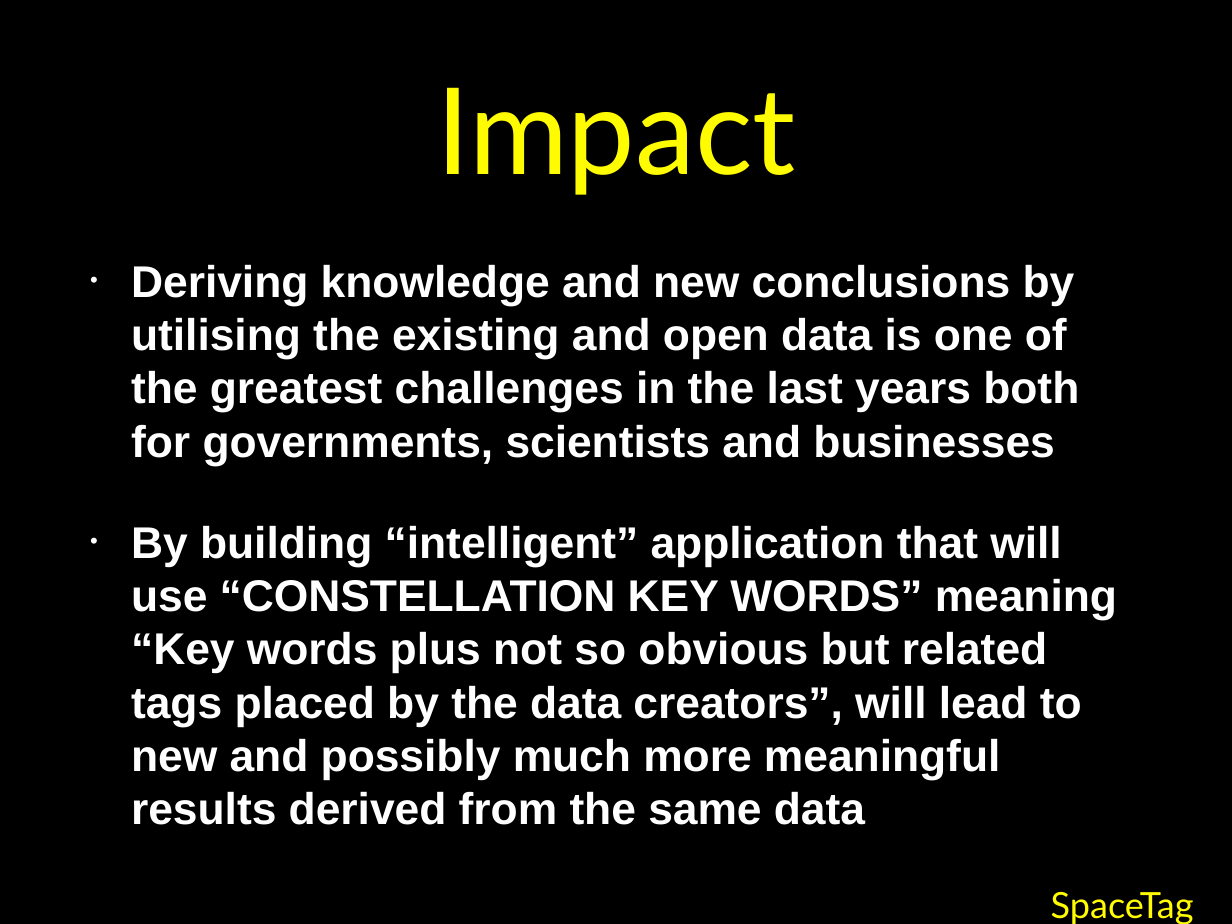
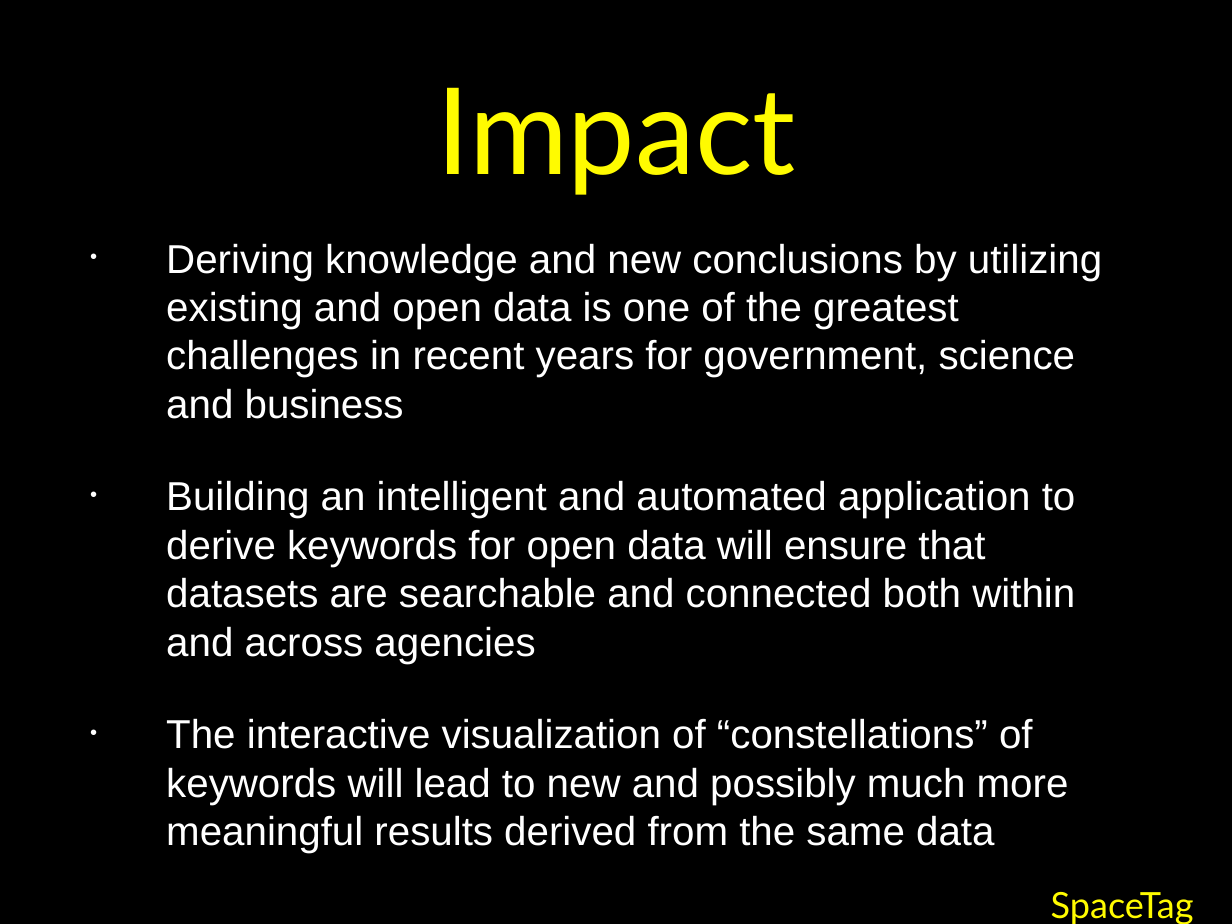
Before and after one commit to jonroberts/nasaMining, a slide deck: slide 6 of SpaceTag.pptx (slide 2 before the commit). Drawn at 1232x924 pixels with LibreOffice and Linux fonts; fonts in the diff are those of the drawing. Boxes give left, top, right and bottom in pixels: in the first picture for what was removed or moved away, otherwise in the second. Text is boxed around its words. In the diff, an @@ line names an element or a change of style, - is before the commit and + after.

```diff
--- a/SpaceTag.pptx
+++ b/SpaceTag.pptx
@@ text at (166,243,1102,853): text changed; size 36.9 to 33.5 pt; bold off @@
-• Deriving knowledge and new conclusions by utilising the existing and open data is one of the greatest challenges in the last years both for governments, scientists and businesses
-• By building “intelligent” application that will use “CONSTELLATION KEY WORDS” meaning “Key words plus not so obvious but related tags placed by the data creators”, will lead to new and possibly much more meaningful results derived from the same data
+• Deriving knowledge and new conclusions by utilizing existing and open data is one of the greatest challenges in recent years for government, science and business
+• Building an intelligent and automated application to derive keywords for open data will ensure that datasets are searchable and connected both within and across agencies
+• The interactive visualization of “constellations” of keywords will lead to new and possibly much more meaningful results derived from the same data
```
Also in this commit, not shown: 3 other slides changed, 4 slides added, 37 other files.
